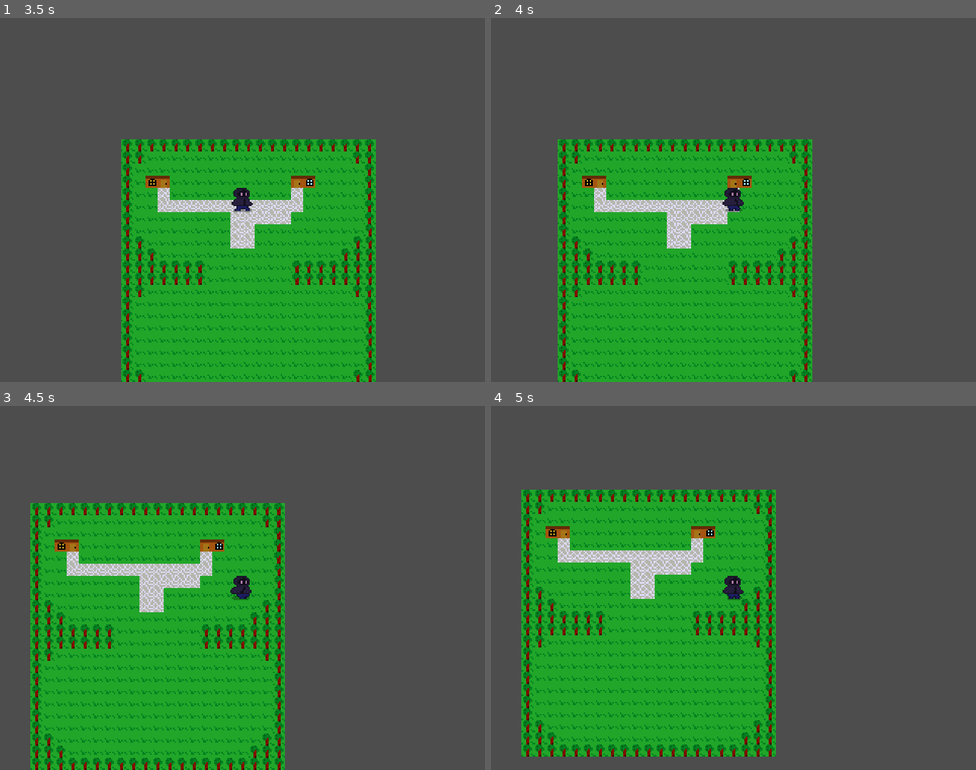
Above: before the commit, frames 1-4 (two rows, left to right).
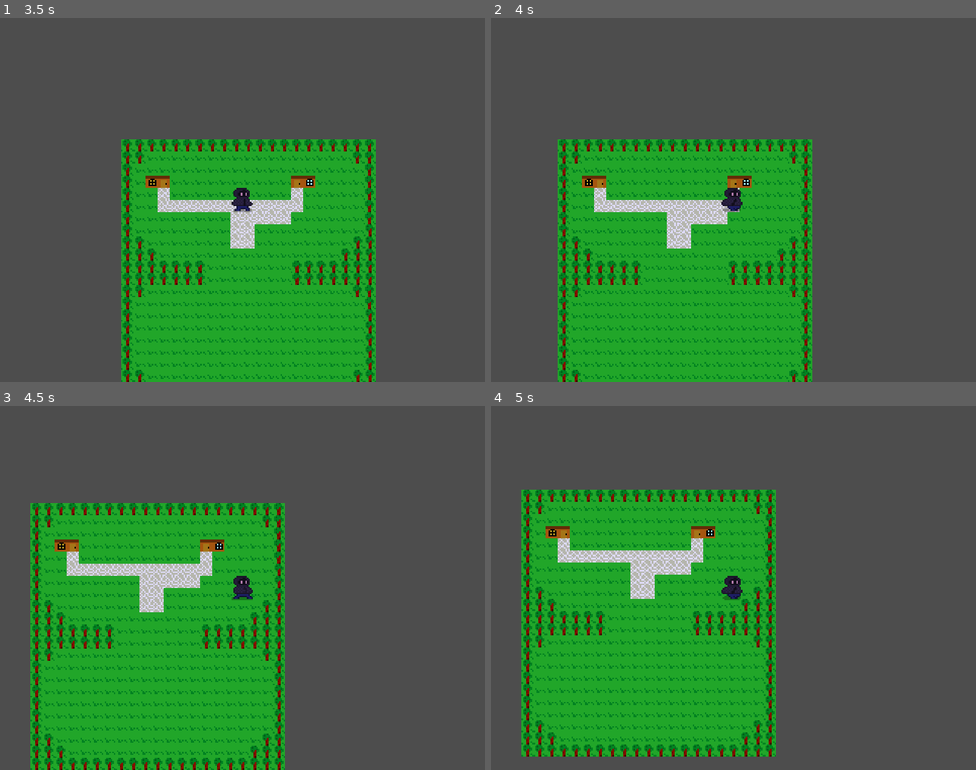
Above: after the commit, the same moments.

Repository: 123outerme/Shards-of-Grandeur
Game: Godot game, scene res://GameScenes/MainMenu.tscn
The game is run twice, just before and just after one commit, with the same random seed, the same clock (stepped at 60 frames per second) and the same inputs.
Inputs (mouse positions are in pixels of both pictures, inside the frame that each line leads up to):
- Up to frame 1 (3.5 s): click "New Game" at 0.5 s; click (242, 185) at 1.27 s; type "Alex" at 1.35 s; click "New Game" at 2 s; click "Confirm & Start!" at 2.75 s
- Up to frame 2 (4 s): tap Enter at 3.5 s; hold D (move_right) from 3.53 s (still down); hold F (game_decline) from 3.53 s (still down)
- Up to frame 3 (4.5 s): release D (move_right) at 4.28 s; release F (game_decline) at 4.28 s; hold S (move_down) from 4.28 s (still down); tap Space (game_interact) at 4.35 s
- Up to frame 4 (5 s): keep holding S (move_down)

Frame 1 is identical in both runs. In frame 2, less than 0.1% of the frame differs, in the area x 47-53%, y 49-54%; in frame 3, less than 0.1%; in frame 4, less than 0.1%.

Commit message:
Improve player animations again

Diff:
--- a/Graphics/animations/Player.tres
+++ b/Graphics/animations/Player.tres
@@ -123,5 +123,5 @@
 }],
 "loop": true,
 "name": &"walk",
-"speed": 6.0
+"speed": 4.0
 }]
Binary file changed: Graphics/characters/player/player_attack.png
Binary file changed: Graphics/characters/player/player_walk.png
